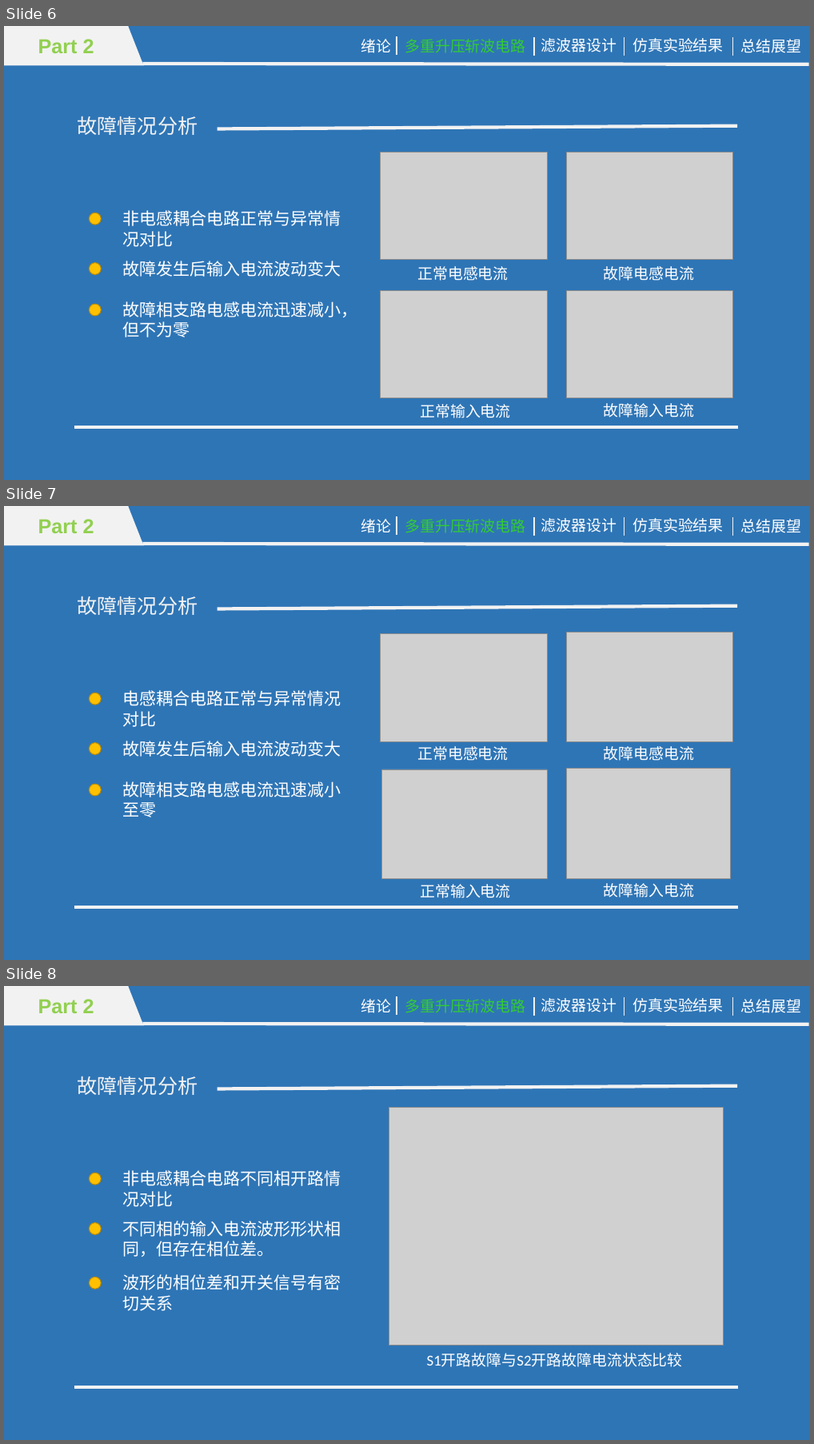
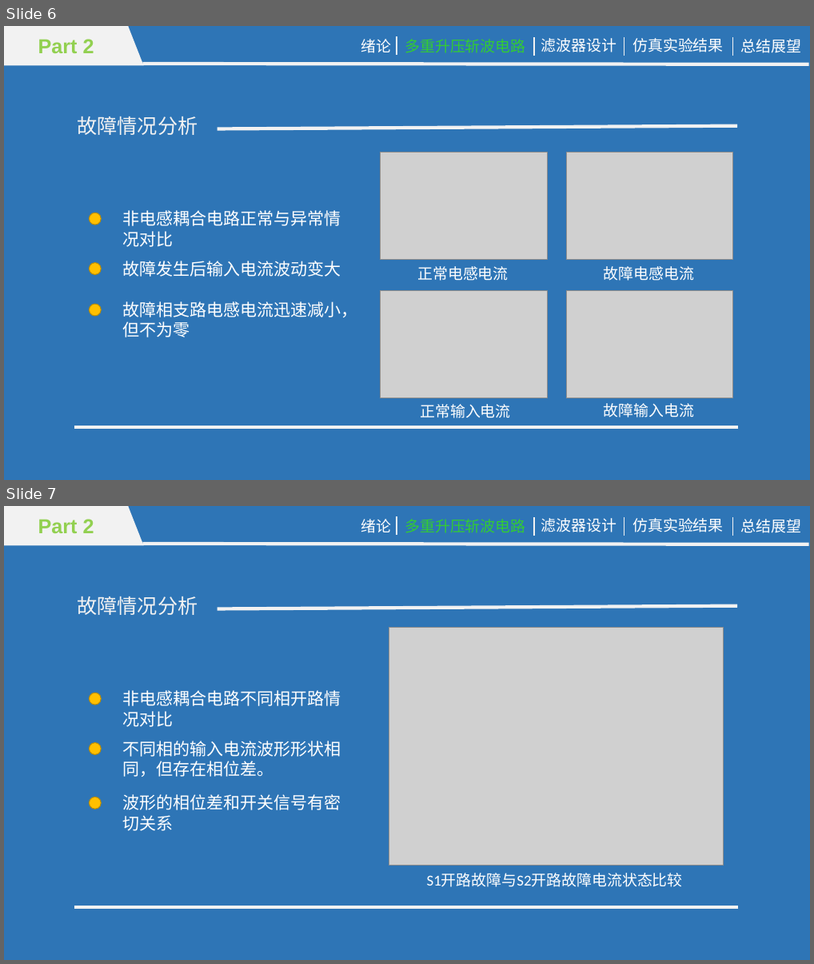
Before and after one commit to mcyang123/paper, a slide deck: 答辩.pptx. Shown one above the other, each under a label of ours: slides 6, 7 and 8 before the commit, slides 6 and 7 after it. The pictures are 814x1444 and 814x964 pixels, drawn with LibreOffice and Linux fonts; fonts in the diff are those of the drawing; grey boxes stand for pictures. Boxes give left, top, right and bottom in pixels: in the first picture for what was removed or moved away, otherwise in the second. Text is boxed around its words. In the diff, an @@ line names an element or a change of style, - is before the commit and + after.

```diff
--- a/答辩.pptx
+++ b/答辩.pptx
@@ slide 7 removed at (4,506,810,960), background #2E75B6 @@
@@ rectangle removed at (4,506,128,545) @@
-Part 2
@@ right triangle removed at (128,506,144,545) @@
@@ text removed at (361,519,391,533) @@
-绪论
@@ line removed from (398, 517) to (398, 535) @@
@@ text removed at (405,519,526,533) @@
-多重升压斩波电路
@@ line removed from (534, 517) to (534, 535) @@
@@ text removed at (541,518,616,532) @@
-滤波器设计
@@ line removed from (625, 517) to (625, 535) @@
@@ text removed at (633,518,723,532) @@
-仿真实验结果
@@ line removed from (734, 517) to (734, 535) @@
@@ text removed at (742,519,802,533) @@
-总结展望
@@ line removed from (142, 544) to (810, 544) @@
@@ text removed at (77,596,198,615) @@
-故障情况分析
@@ line removed from (738, 606) to (218, 609) @@
@@ picture removed at (381,634,548,742) @@
@@ picture removed at (566,632,734,741) @@
@@ ellipse removed at (90,692,102,704) @@
@@ text removed at (122,690,341,727) @@
-电感耦合电路正常与异常情况
-对比
@@ ellipse removed at (90,743,102,755) @@
@@ text removed at (122,740,341,756) @@
-故障发生后输入电流波动变大
@@ picture removed at (382,769,547,879) @@
@@ text removed at (418,746,508,760) @@
-正常电感电流
@@ picture removed at (566,768,731,878) @@
@@ text removed at (604,746,694,760) @@
-故障电感电流
@@ ellipse removed at (90,784,102,796) @@
@@ text removed at (122,781,341,817) @@
-故障相支路电感电流迅速减小
-至零
@@ text removed at (420,884,510,898) @@
-正常输入电流
@@ text removed at (604,883,694,897) @@
-故障输入电流
@@ line removed from (739, 907) to (74, 907) @@
@@ what was slide 8 is now slide 7 @@
```
Also in this commit, not shown: 3 slides changed, 8 slides added.
